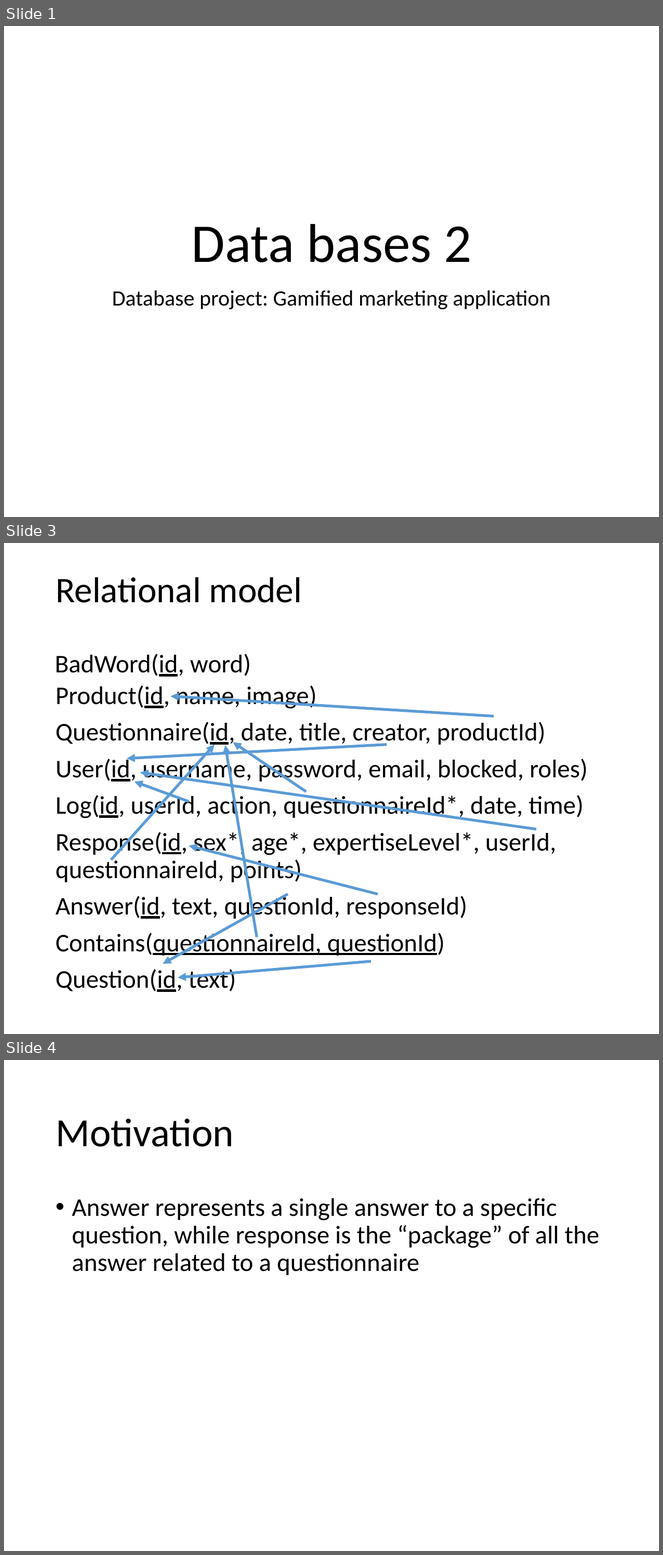
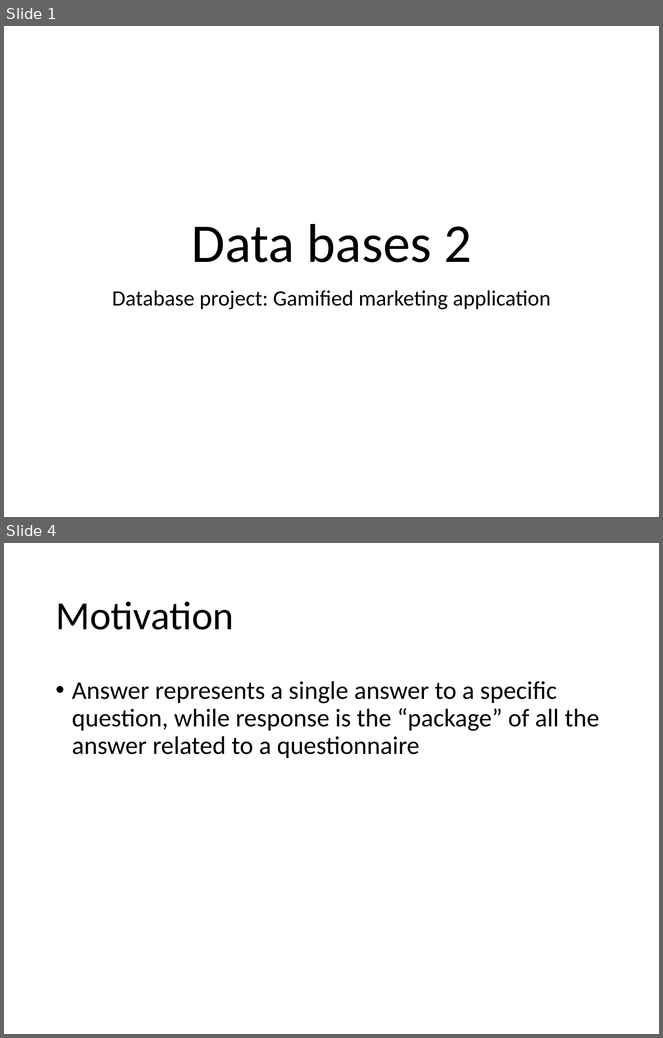
Before and after one commit to Paso198/Gamified-Marketing-Application, a slide deck: Design.pptx. Shown one above the other, each under a label of ours: slides 1, 3 and 4 before the commit, slides 1 and 4 after it; the slides between them are not shown. The pictures are 663x1555 and 663x1038 pixels, drawn with LibreOffice and Linux fonts; fonts in the diff are those of the drawing. Boxes give left, top, right and bottom in pixels: in the first picture for what was removed or moved away, otherwise in the second. Text is boxed around its words. In the diff, an @@ line names an element or a change of style, - is before the commit and + after.

```diff
--- a/Design.pptx
+++ b/Design.pptx
@@ slide 3 removed at [4, 543, 659, 1034], background #FFFFFF @@
@@ title removed at [55, 577, 302, 603] @@
-Relational model
@@ text removed at [55, 654, 251, 677] @@
-BadWord(id, word)
@@ text removed at [55, 685, 588, 992] @@
-Product(id, name, image)
-Questionnaire(id, date, title, creator, productId)
-User(id, username, password, email, blocked, roles)
-Log(id, userId, action, questionnaireId*, date, time)
-Response(id, sex*, age*, expertiseLevel*, userId, questionnaireId, points)
-Answer(id, text, questionId, responseId)
-Contains(questionnaireId, questionId)
-Question(id, text)
@@ arrow removed from (494, 717) to (170, 696) @@
@@ arrow removed from (111, 860) to (214, 745) @@
@@ arrow removed from (387, 745) to (127, 759) @@
@@ arrow removed from (257, 938) to (226, 745) @@
@@ arrow removed from (306, 792) to (233, 742) @@
@@ arrow removed from (536, 830) to (140, 772) @@
@@ arrow removed from (189, 802) to (135, 782) @@
@@ arrow removed from (378, 894) to (189, 846) @@
@@ arrow removed from (288, 894) to (163, 964) @@
@@ arrow removed from (371, 962) to (178, 978) @@
```
Also in this commit, not shown: 9 slides changed, 4 slides added, 3 other files.
